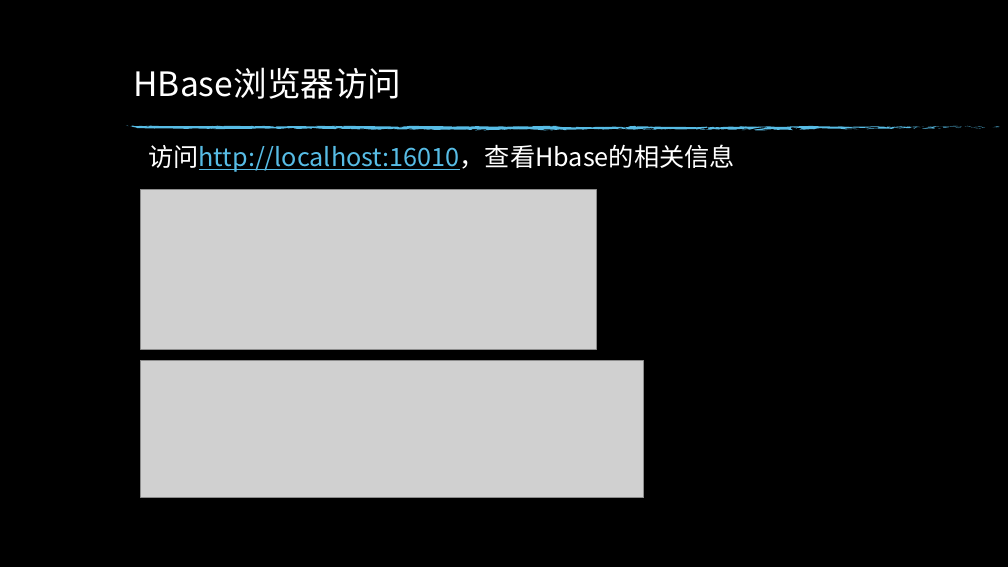
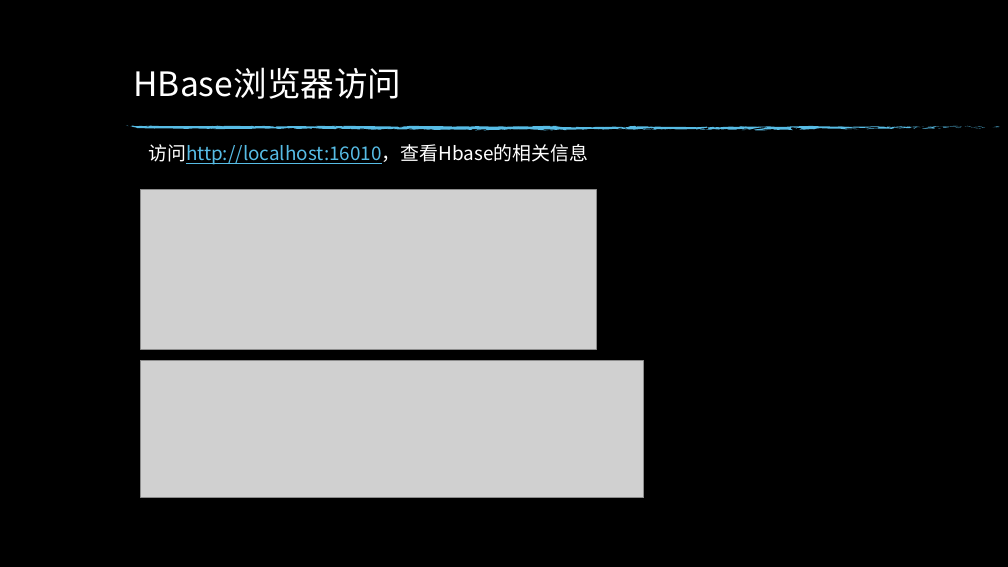
Before and after one commit to luminocean/cloud-computing, a slide deck: slide 14 of homework/实践1.pptx. Drawn at 1008x567 pixels with LibreOffice and Linux fonts; fonts in the diff are those of the drawing; grey boxes stand for pictures; background and template pictures are left out. Boxes give left, top, right and bottom in pixels: in the first picture for what was removed or moved away, otherwise in the second. Text is boxed around its words. In the diff, an @@ line names an element or a change of style, - is before the commit and + after.

```diff
--- a/homework/实践1.pptx
+++ b/homework/实践1.pptx
@@ text "访问http://localhost:16010，查看Hbase的相关信息" at (x1=148, y1=144, x2=588, y2=165): size 24 to 18 pt @@
```
Also in this commit, not shown: 5 other slides changed.
